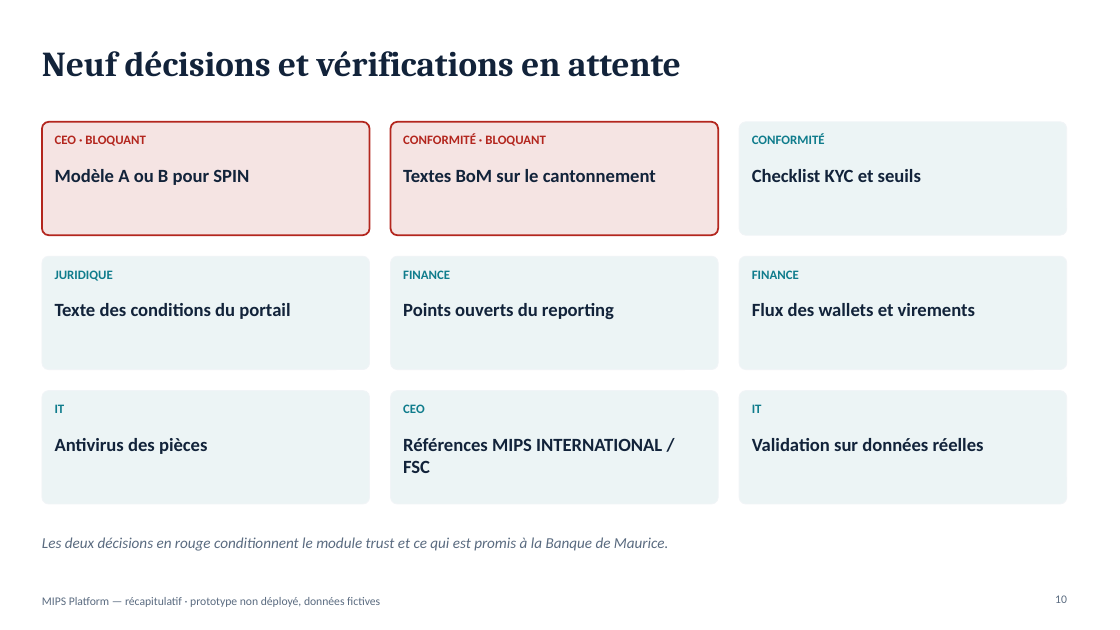
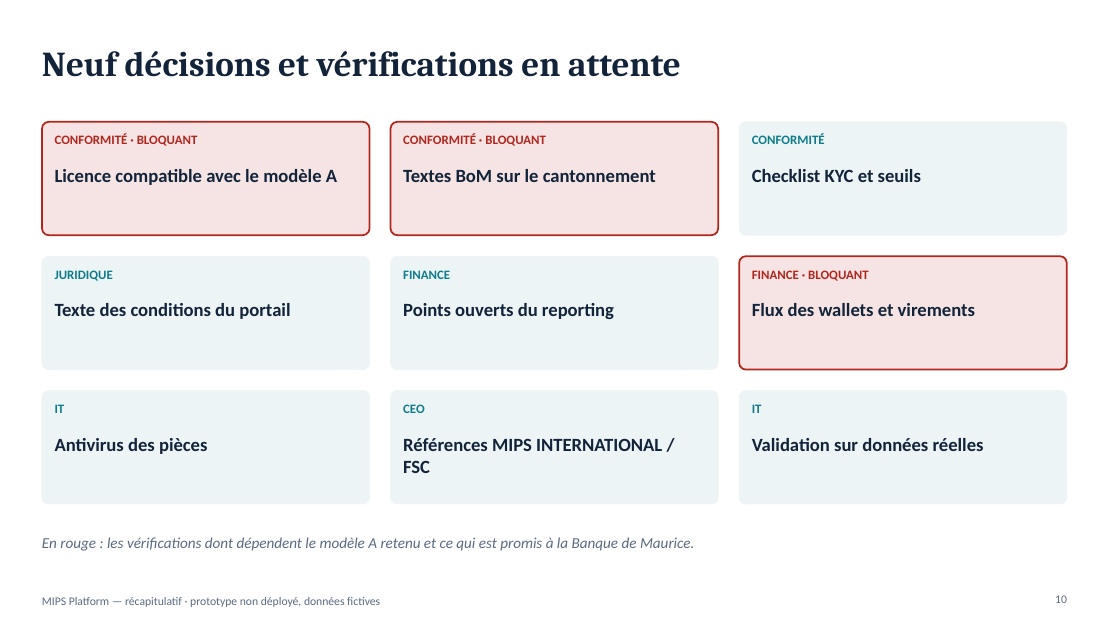
Before and after one commit to fmassonmips/mips-platform, a slide deck: slide 10 of outputs/recap/MIPS-recapitulatif.pptx. Drawn at 1120x630 pixels with LibreOffice and Linux fonts; fonts in the diff are those of the drawing. Boxes give left, top, right and bottom in pixels: in the first picture for what was removed or moved away, otherwise in the second. Text is boxed around its words. In the diff, an @@ line names an element or a change of style, - is before the commit and + after.

```diff
--- a/outputs/recap/MIPS-recapitulatif.pptx
+++ b/outputs/recap/MIPS-recapitulatif.pptx
@@ text at (55, 134, 198, 146): text changed @@
-CEO · BLOQUANT
+CONFORMITÉ · BLOQUANT
@@ text at (55, 169, 337, 185): text changed @@
-Modèle A ou B pour SPIN
+Licence compatible avec le modèle A
@@ rounded rectangle at (739, 256, 1067, 370): fill #0F7C8C at 8% opacity to #B3261E at 12% opacity; outline #F1F4F7 0.75 pt to #B3261E 1.5 pt @@
@@ text at (752, 270, 869, 281): text changed; text colour #0F7C8C to #B3261E @@
-FINANCE
+FINANCE · BLOQUANT
@@ text at (42, 537, 694, 551): text changed @@
-Les deux décisions en rouge conditionnent le module trust et ce qui est promis à la Banque de Maurice.
+En rouge : les vérifications dont dépendent le modèle A retenu et ce qui est promis à la Banque de Maurice.
```
Also in this commit, not shown: 5 other slides changed, 3 other files.
